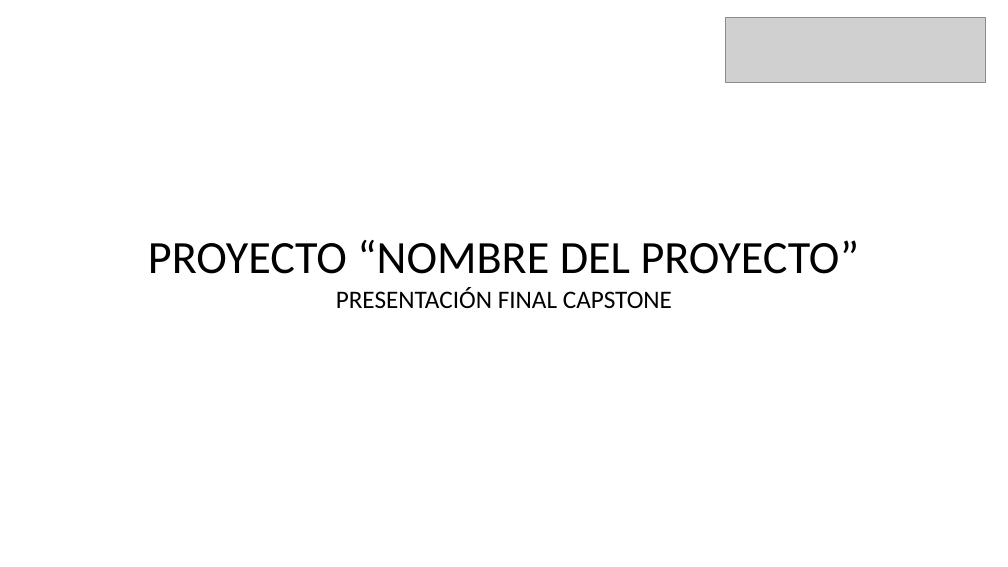
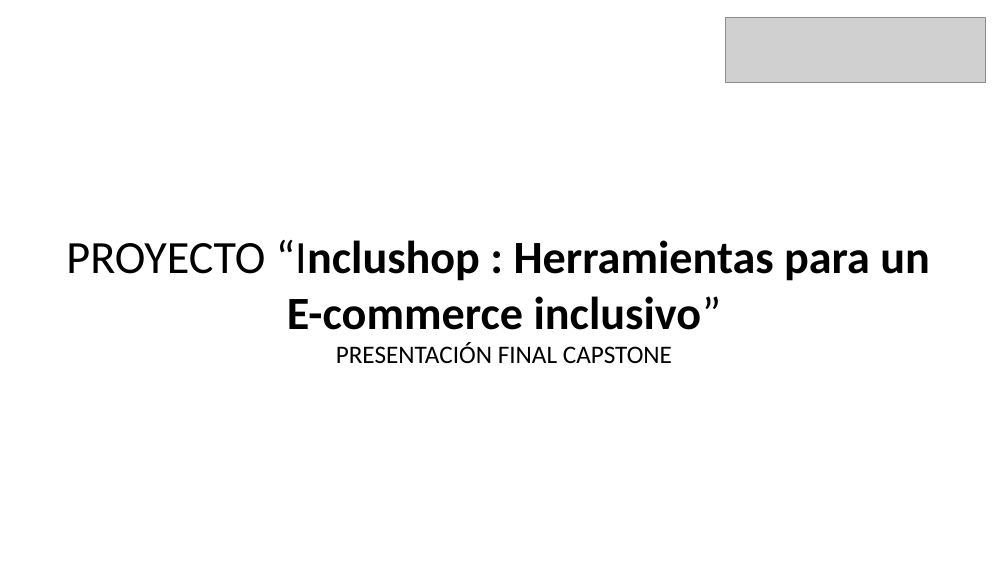
Before and after one commit to FelipeMunhoz18/FelipeMunhoz18-Bravo-Vargas-Munoz-Docs, a slide deck: slide 1 of Fase 3/Evidencias Grupales/Formato Presentación final.pptx. Drawn at 1008x567 pixels with LibreOffice and Linux fonts; fonts in the diff are those of the drawing; grey boxes stand for pictures. Boxes give left, top, right and bottom in pixels: in the first picture for what was removed or moved away, otherwise in the second. Text is boxed around its words. In the diff, an @@ line names an element or a change of style, - is before the commit and + after.

Commit message:
Update Formato Presentación final.pptx
se inicio el rellenado de información requerida de PPT para la defensa

```diff
--- a/Fase 3/Evidencias Grupales/Formato Presentación final.pptx
+++ b/Fase 3/Evidencias Grupales/Formato Presentación final.pptx
@@ text at [66,240,930,330]: text changed; bold on @@
-PROYECTO “NOMBRE DEL PROYECTO”
+PROYECTO “Inclushop : Herramientas para un
+E-commerce inclusivo”
```
Also in this commit, not shown: 2 other slides changed.
